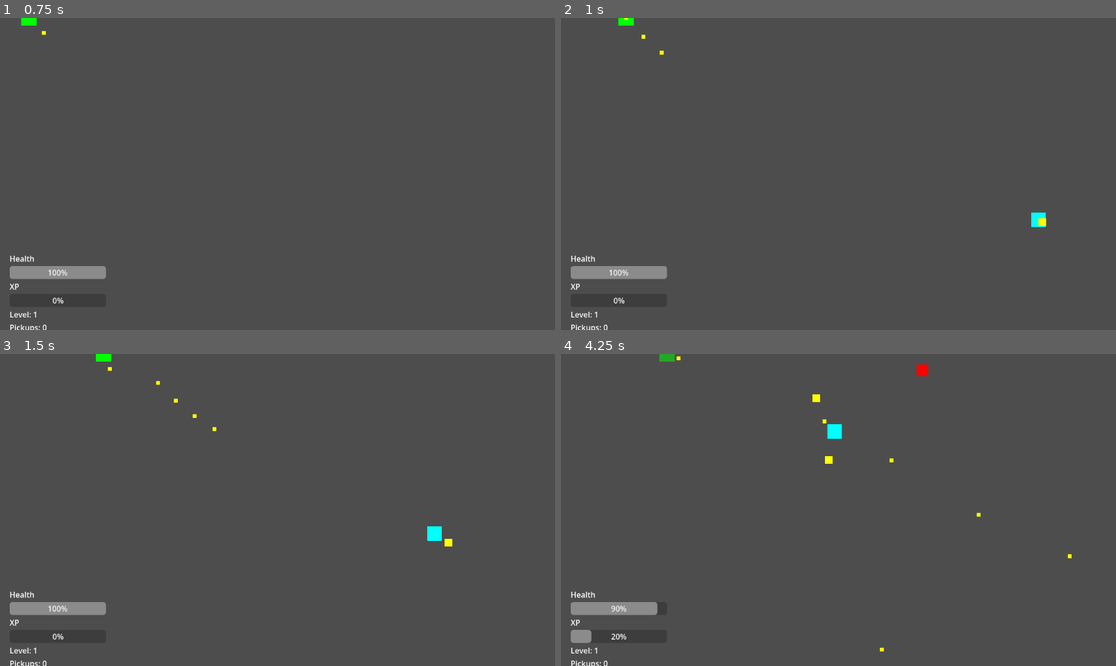
Above: before the commit, frames 1-4 (two rows, left to right).
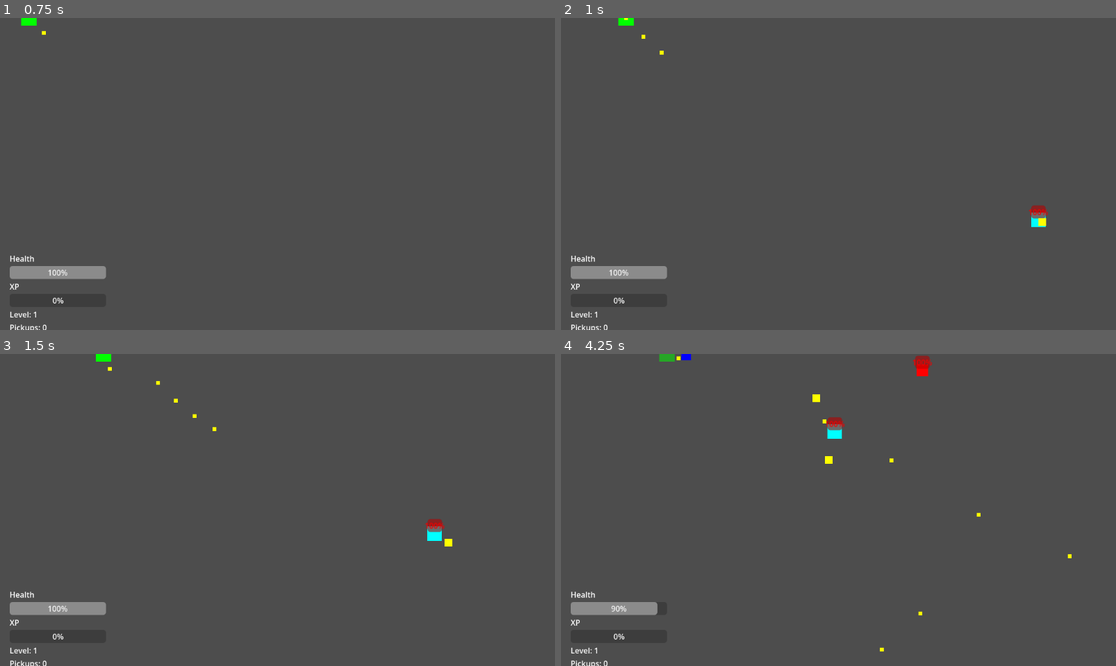
Above: after the commit, the same moments.

Repository: zaamold/Polygon-Protocol
Game: Godot game, scene res://scenes/main.tscn
Two runs of this game, one before a commit and one after it. Both use one fixed random seed, a clock stepped at 60 frames per second and the inputs below.
Inputs (mouse positions are in pixels of both pictures, inside the frame that each line leads up to):
- Up to frame 1 (0.75 s): tap Enter (ui_accept) at 0.5 s; move the mouse to (399, 158) at 0.52 s; press the mouse at (399, 158) at 0.53 s; hold Right (ui_right) from 0.53 s (still down)
- Up to frame 2 (1 s): keep holding Right (ui_right); tap Enter (ui_accept) at 0.77 s
- Up to frame 3 (1.5 s): tap Enter (ui_accept) at 1.07 s; release Right (ui_right) at 1.25 s; release the mouse at (399, 494) at 1.25 s; drag from (166, 525) to (160, 410) at 1.27 s
- Up to frame 4 (4.25 s): move the mouse to (894, 441) at 2.02 s; press the mouse at (894, 441) at 2.03 s; hold Right (ui_right) 2.03-2.75 s; release the mouse at (894, 441) at 2.75 s; drag from (810, 572) to (1038, 525) at 2.77 s; move the mouse to (1005, 556) at 3.52 s; press the mouse at (1005, 556) at 3.53 s; hold Left (ui_left) from 3.53 s (still down); tap Enter (ui_accept) at 3.77, 4.07 s

Frame 1 is identical in both runs. In frame 2, 0.1% of the frame differs, in the area x 84-88%, y 60-65%; in frame 3, 0.1%; in frame 4, 0.5%, in the area x 1-67%, y 0-93%.
Error after the commit: Invalid call. Nonexistent function 'tween_timer' in base 'Tween'. (res://scripts/enemy_fast.gd:61)

Commit message:
feat: add enemy health bars with damage flash effect
Add health system to all enemy types (20 HP default). Display red health bar
above each enemy that depletes on damage. Flash white briefly on hit for
visual feedback. Enemies now require multiple hits to defeat instead of
one-shot kills. Updated projectile collision to use enemy group check.

Diff:
--- a/scripts/enemy.gd
+++ b/scripts/enemy.gd
@@ -3,19 +3,33 @@
 @export var speed: float = 150.0
 @export var lifetime: float = 15.0
 @export var damage_interval: float = 1.0
+@export var max_health: float = 20.0
 
 var player: CharacterBody2D
 var elapsed: float = 0.0
 var damage_cooldown: float = 0.0
+var health: float
 var pickup_scene: PackedScene = preload("res://scenes/pickup.tscn")
+var health_bar: ProgressBar
 
 func _ready() -> void:
 	add_to_group("enemy")
+	health = max_health
+	_create_health_bar()
 	player = get_parent().get_node("Player")
 	if player:
 		print("Enemy spawned at ", position, " targeting player at ", player.position)
 	else:
 		print("ERROR: Enemy could not find Player node")
+
+func _create_health_bar() -> void:
+	health_bar = ProgressBar.new()
+	health_bar.max_value = max_health
+	health_bar.value = health
+	health_bar.custom_minimum_size = Vector2(30, 4)
+	health_bar.modulate = Color.RED
+	add_child(health_bar)
+	health_bar.position = Vector2(-15, -30)
 
 func _physics_process(delta: float) -> void:
 	elapsed += delta
@@ -37,6 +51,19 @@
 	position.x = clamp(position.x, 0, 1024)
 	position.y = clamp(position.y, 0, 600)
 
+func take_damage(damage: float) -> void:
+	health -= damage
+	if health_bar:
+		health_bar.value = health
+		# Flash effect - set to white briefly
+		var tween = create_tween()
+		health_bar.modulate = Color.WHITE
+		await tween.tween_timer(0.1)
+		health_bar.modulate = Color.RED
+
+	if health <= 0:
+		die()
+
 func die() -> void:
 	print("Enemy died at ", position)
 	var run_manager = get_parent().get_node("RunManager")
--- a/scripts/enemy_fast.gd
+++ b/scripts/enemy_fast.gd
@@ -3,19 +3,33 @@
 @export var speed: float = 250.0  # Faster than base enemy (150)
 @export var lifetime: float = 15.0
 @export var damage_interval: float = 1.0
+@export var max_health: float = 20.0
 
 var player: CharacterBody2D
 var elapsed: float = 0.0
 var damage_cooldown: float = 0.0
+var health: float
 var pickup_scene: PackedScene = preload("res://scenes/pickup.tscn")
+var health_bar: ProgressBar
 
 func _ready() -> void:
 	add_to_group("enemy")
+	health = max_health
+	_create_health_bar()
 	player = get_parent().get_node("Player")
 	if player:
 		print("FastEnemy spawned at ", position, " (speed: ", speed, ")")
 	else:
 		print("ERROR: FastEnemy could not find Player node")
+
+func _create_health_bar() -> void:
+	health_bar = ProgressBar.new()
+	health_bar.max_value = max_health
+	health_bar.value = health
+	health_bar.custom_minimum_size = Vector2(30, 4)
+	health_bar.modulate = Color.RED
+	add_child(health_bar)
+	health_bar.position = Vector2(-15, -30)
 
 func _physics_process(delta: float) -> void:
 	elapsed += delta
@@ -37,6 +51,19 @@
 	position.x = clamp(position.x, 0, 1024)
 	position.y = clamp(position.y, 0, 600)
 
+func take_damage(damage: float) -> void:
+	health -= damage
+	if health_bar:
+		health_bar.value = health
+		# Flash effect - set to white briefly
+		var tween = create_tween()
+		health_bar.modulate = Color.WHITE
+		await tween.tween_timer(0.1)
+		health_bar.modulate = Color.RED
+
+	if health <= 0:
+		die()
+
 func die() -> void:
 	print("FastEnemy died at ", position)
 	var run_manager = get_parent().get_node("RunManager")
--- a/scripts/enemy_ranged.gd
+++ b/scripts/enemy_ranged.gd
@@ -5,21 +5,35 @@
 @export var damage_interval: float = 1.0
 @export var preferred_distance: float = 300.0
 @export var fire_interval: float = 2.0
+@export var max_health: float = 20.0
 
 var player: CharacterBody2D
 var elapsed: float = 0.0
 var damage_cooldown: float = 0.0
 var fire_cooldown: float = 0.0
+var health: float
 var pickup_scene: PackedScene = preload("res://scenes/pickup.tscn")
 var enemy_projectile_scene: PackedScene = preload("res://scenes/enemy_projectile.tscn")
+var health_bar: ProgressBar
 
 func _ready() -> void:
 	add_to_group("enemy")
+	health = max_health
+	_create_health_bar()
 	player = get_parent().get_node("Player")
 	if player:
 		print("RangedEnemy spawned at ", position, " (speed: ", speed, ", preferred distance: ", preferred_distance, ")")
 	else:
 		print("ERROR: RangedEnemy could not find Player node")
+
+func _create_health_bar() -> void:
+	health_bar = ProgressBar.new()
+	health_bar.max_value = max_health
+	health_bar.value = health
+	health_bar.custom_minimum_size = Vector2(30, 4)
+	health_bar.modulate = Color.RED
+	add_child(health_bar)
+	health_bar.position = Vector2(-15, -30)
 
 func _physics_process(delta: float) -> void:
 	elapsed += delta
@@ -69,6 +83,19 @@
 	get_parent().add_child(projectile)
 	print("RangedEnemy fired at player from ", position)
 
+func take_damage(damage: float) -> void:
+	health -= damage
+	if health_bar:
+		health_bar.value = health
+		# Flash effect - set to white briefly
+		var tween = create_tween()
+		health_bar.modulate = Color.WHITE
+		await tween.tween_timer(0.1)
+		health_bar.modulate = Color.RED
+
+	if health <= 0:
+		die()
+
 func die() -> void:
 	print("RangedEnemy died at ", position)
 	var run_manager = get_parent().get_node("RunManager")
--- a/scripts/player.gd
+++ b/scripts/player.gd
@@ -77,6 +77,8 @@
 	if frame_count % 60 == 0:
 		var aim = get_aim_direction()
 		print("Player position: ", position, " | Input: ", input_vector, " | Aim: ", aim, " (length: ", aim.length(), ") | Fire rate: ", fire_rate, " shots/sec")
+		# Auto-fire for testing
+		fire_projectile_in_direction(aim)
 
 func get_aim_direction() -> Vector2:
 	var stick_dir = Input.get_vector("aim_left", "aim_right", "aim_up", "aim_down")
--- a/scripts/projectile.gd
+++ b/scripts/projectile.gd
@@ -38,14 +38,14 @@
 	if has_hit:
 		return
 
-	# Check if we hit an enemy by verifying parent has die() method
+	# Check if we hit an enemy (check for enemy group)
 	var enemy = area.get_parent()
-	if not enemy or not enemy.has_method("die"):
+	if not enemy or not enemy.is_in_group("enemy"):
 		return
 
-	# Hit confirmed - kill the enemy and destroy the projectile
+	# Hit confirmed - damage the enemy and destroy the projectile
 	has_hit = true
 	_queued_for_deletion = true
 	print("Projectile hit enemy: ", enemy.name, " at ", enemy.position)
-	enemy.die()
+	enemy.take_damage(10.0)
 	queue_free()
